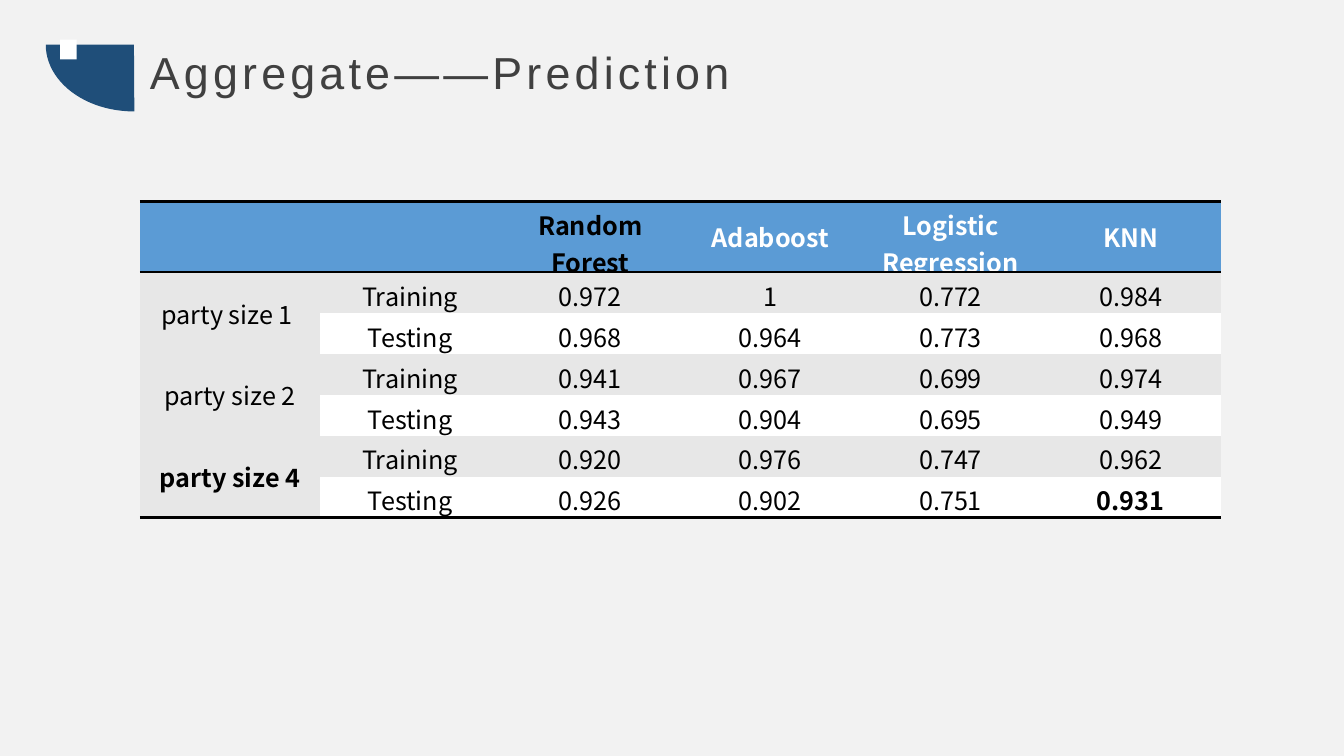
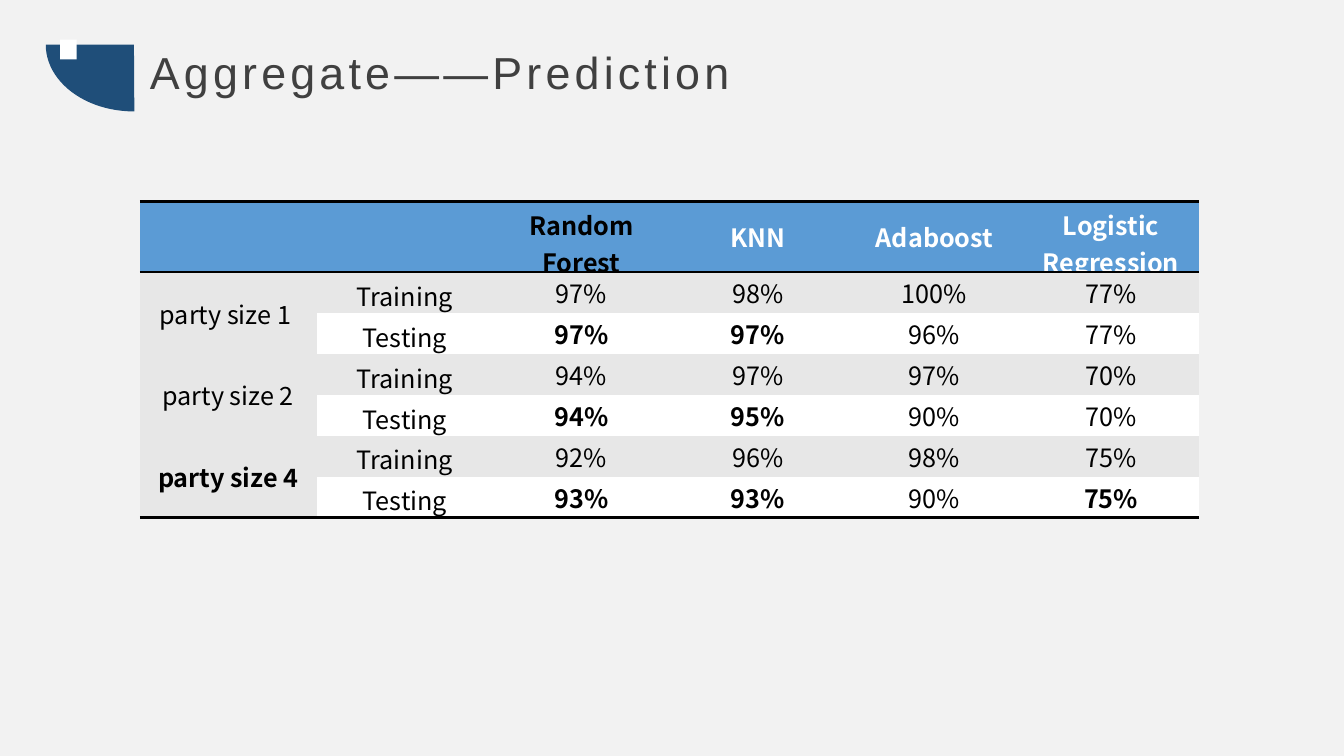
Before and after one commit to reaperConan/PUBG-data-analysis, a slide deck: slide 12 of slide.pptx. Drawn at 1344x756 pixels with LibreOffice and Linux fonts; fonts in the diff are those of the drawing. Boxes give left, top, right and bottom in pixels: in the first picture for what was removed or moved away, otherwise in the second. Text is boxed around its words. In the diff, an @@ line names an element or a change of style, - is before the commit and + after.

```diff
--- a/slide.pptx
+++ b/slide.pptx
@@ table at box(140, 202, 1199, 521) @@
-row 1:  |  | Random Forest | Adaboost | Logistic / Regression | KNN
+row 1:  |  | Random Forest | KNN | Adaboost | Logistic / Regression
-row 2: party size 1 | Training | 0.972 | 1 | 0.772 | 0.984
+row 2: party size 1 | Training | 97% | 98% | 100% | 77%
-row 3:  | Testing | 0.968 | 0.964 | 0.773 | 0.968
+row 3:  | Testing | 97% | 97% | 96% | 77%
-row 4: party size 2 | Training | 0.941 | 0.967 | 0.699 | 0.974
+row 4: party size 2 | Training | 94% | 97% | 97% | 70%
-row 5:  | Testing | 0.943 | 0.904 | 0.695 | 0.949
+row 5:  | Testing | 94% | 95% | 90% | 70%
-row 6: party size 4 | Training | 0.920 | 0.976 | 0.747 | 0.962
+row 6: party size 4 | Training | 92% | 96% | 98% | 75%
-row 7:  | Testing | 0.926 | 0.902 | 0.751 | 0.931
+row 7:  | Testing | 93% | 93% | 90% | 75%
@@ table: place and size @@
-table at box(140, 202, 1223, 521)
+table at box(140, 202, 1199, 521)
```
Also in this commit, not shown: 1 other slide changed.
